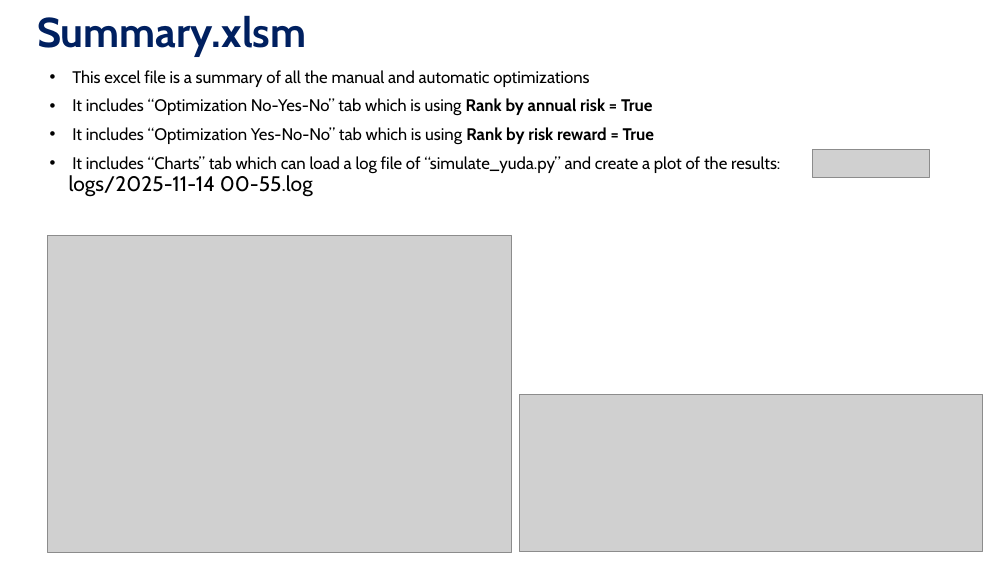
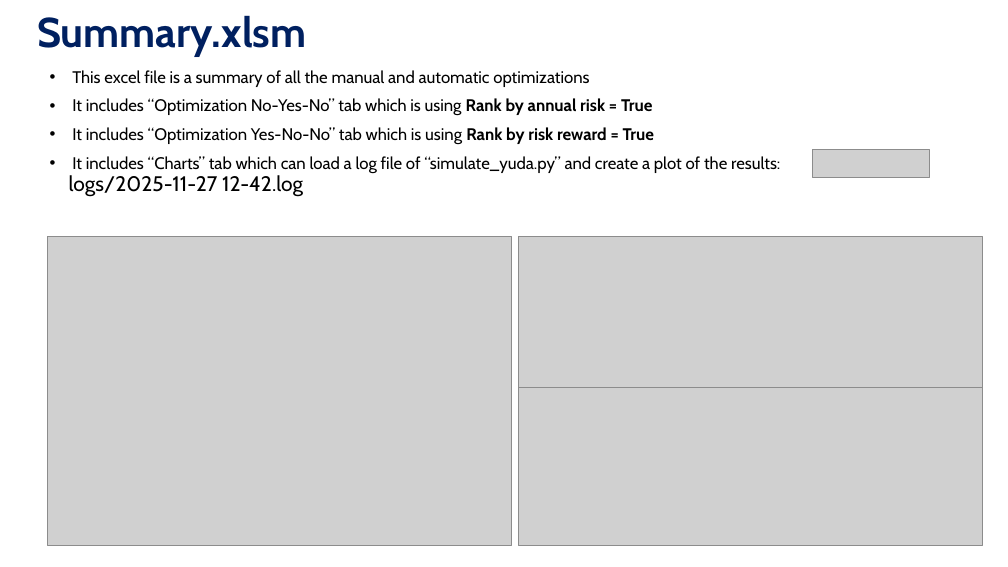
Before and after one commit to etayluz1/option_trading, a slide deck: slide 14 of Option Trading.pptx. Drawn at 1008x567 pixels with LibreOffice and Linux fonts; fonts in the diff are those of the drawing; grey boxes stand for pictures. Boxes give left, top, right and bottom in pixels: in the first picture for what was removed or moved away, otherwise in the second. Text is boxed around its words. In the diff, an @@ line names an element or a change of style, - is before the commit and + after.

```diff
--- a/Option Trading.pptx
+++ b/Option Trading.pptx
@@ text at box(69, 156, 780, 197): text changed @@
-• It includes “Charts” tab which can load a log file of “simulate_yuda.py” and create a plot of the results:
-  logs/2025-11-14 00-55.log
+• It includes “Charts” tab which can load a log file of “simulate_yuda.py” and create a plot of the results:
+  logs/2025-11-27 12-42.log
@@ picture: place and size @@
-picture at box(48, 235, 512, 553)
+picture at box(48, 237, 512, 546)
@@ picture added at box(519, 237, 983, 395) @@
@@ picture: place and size @@
-picture at box(520, 394, 983, 551)
+picture at box(519, 387, 983, 545)
```
Also in this commit, not shown: 2 slides added, 3 other files.
